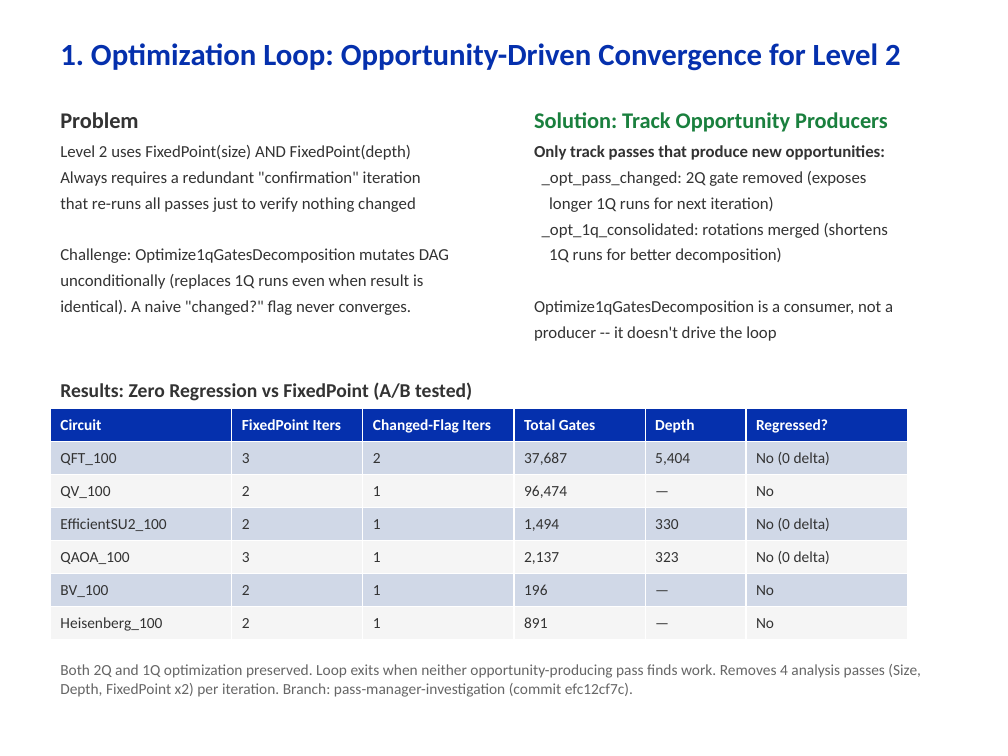
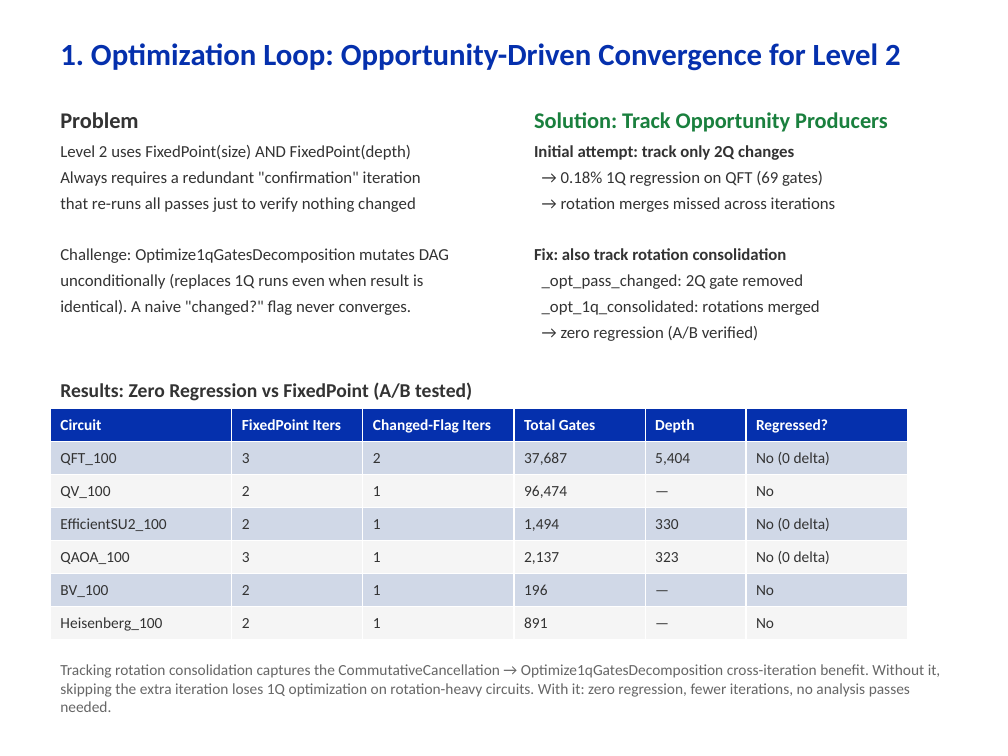
Before and after one commit to hfwen0502/qiskit, a slide deck: slide 2 of investigation/qiskit_transpiler_optimizations.pptx. Drawn at 1008x756 pixels with LibreOffice and Linux fonts; fonts in the diff are those of the drawing. Boxes give left, top, right and bottom in pixels: in the first picture for what was removed or moved away, otherwise in the second. Text is boxed around its words. In the diff, an @@ line names an element or a change of style, - is before the commit and + after.

```diff
--- a/investigation/qiskit_transpiler_optimizations.pptx
+++ b/investigation/qiskit_transpiler_optimizations.pptx
@@ text at [534, 145, 836, 341]: text changed @@
-Only track passes that produce new opportunities:
-_opt_pass_changed: 2Q gate removed (exposes
-longer 1Q runs for next iteration)
-_opt_1q_consolidated: rotations merged (shortens
-1Q runs for better decomposition)
-Optimize1qGatesDecomposition is a consumer, not a
-producer -- it doesn't drive the loop
+Initial attempt: track only 2Q changes
+→ 0.18% 1Q regression on QFT (69 gates)
+→ rotation merges missed across iterations
+Fix: also track rotation consolidation
+_opt_pass_changed: 2Q gate removed
+_opt_1q_consolidated: rotations merged
+→ zero regression (A/B verified)
@@ text at [60, 664, 941, 712]: text changed @@
-Both 2Q and 1Q optimization preserved. Loop exits when neither opportunity-producing pass finds work. Removes 4 analysis passes (Size, Depth, FixedPoint x2) per iteration. Branch: pass-manager-investigation (commit efc12cf7c).
+Tracking rotation consolidation captures the CommutativeCancellation → Optimize1qGatesDecomposition cross-iteration benefit. Without it, skipping the extra iteration loses 1Q optimization on rotation-heavy circuits. With it: zero regression, fewer iterations, no analysis passes needed.
```
Also in this commit, not shown: 1 other file.
